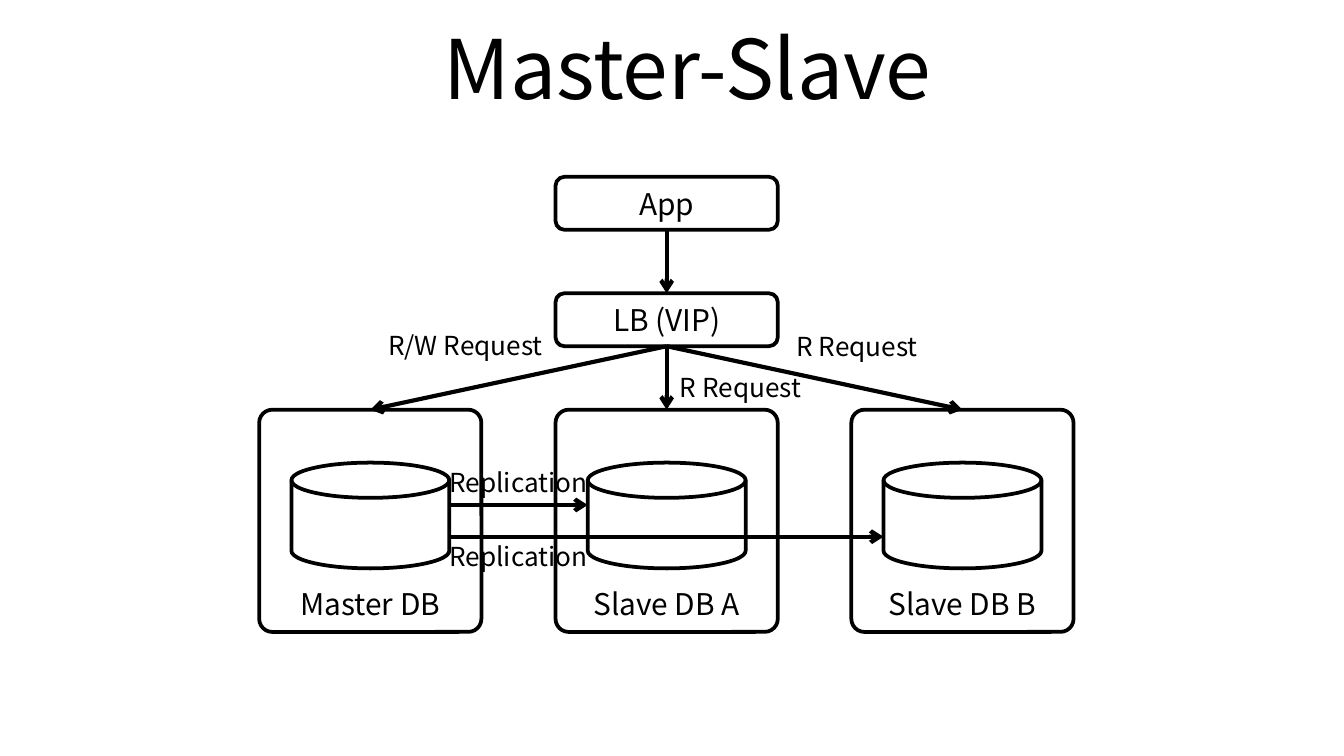
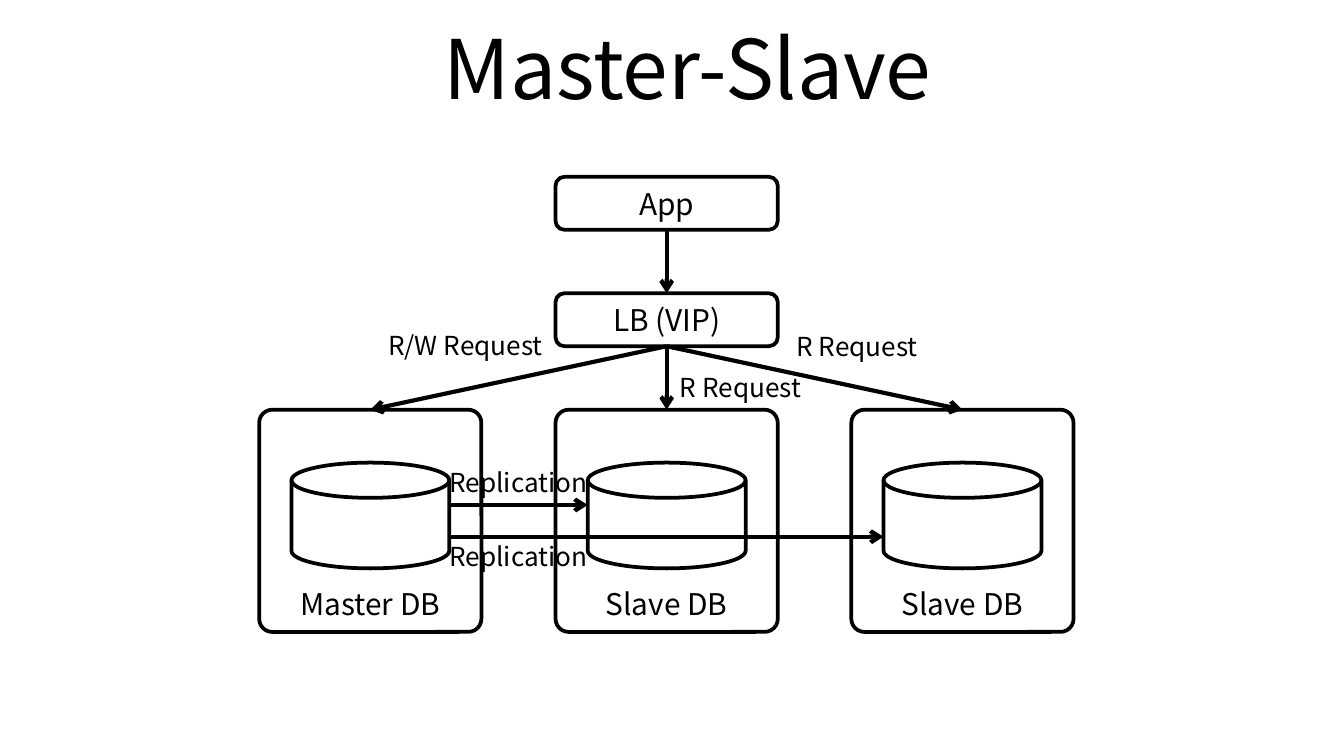
Before and after one commit to ssup2/blog-old, a slide deck: slide 1 of images/theory_analysis/MySQL_Replication_Cluster/MySQL_Replication.pptx. Drawn at 1344x756 pixels with LibreOffice and Linux fonts; fonts in the diff are those of the drawing. Boxes give left, top, right and bottom in pixels: in the first picture for what was removed or moved away, otherwise in the second. Text is boxed around its words. In the diff, an @@ line names an element or a change of style, - is before the commit and + after.

```diff
--- a/images/theory_analysis/MySQL_Replication_Cluster/MySQL_Replication.pptx
+++ b/images/theory_analysis/MySQL_Replication_Cluster/MySQL_Replication.pptx
@@ text in rounded rectangle at <box>606,591,727,616</box>: text changed @@
-Slave DB A
+Slave DB
@@ text in rounded rectangle at <box>902,591,1023,616</box>: text changed @@
-Slave DB B
+Slave DB
```
Also in this commit, not shown: 2 other files.
